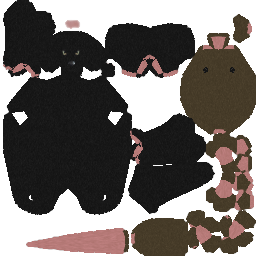
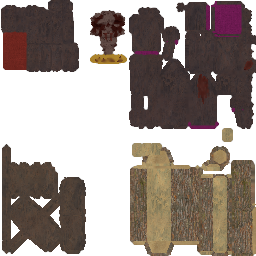
Comparing the layer stacks of the two 256×256 images. Changes:
added group "Chairs" with 3 layers above "Animals" over [left=1, top=0, right=256, bottom=256]
added layer "Ebene 8" in group "Chairs" over [left=94, top=32, right=254, bottom=105]
added layer "Chairs_Color" in group "Chairs" over [left=1, top=0, right=256, bottom=256]
moved "Ebene 6" into group "Animals" over [left=67, top=61, right=75, bottom=66]
moved "Ebene 5 Kopie" into group "Animals" over [left=60, top=48, right=69, bottom=57]
moved "Ebene 5" into group "Animals" over [left=72, top=48, right=81, bottom=57]
moved "Ebene 7" into group "Animals" over [left=63, top=18, right=235, bottom=73]
moved "Animals_Color" into group "Animals" over [left=3, top=0, right=256, bottom=256]